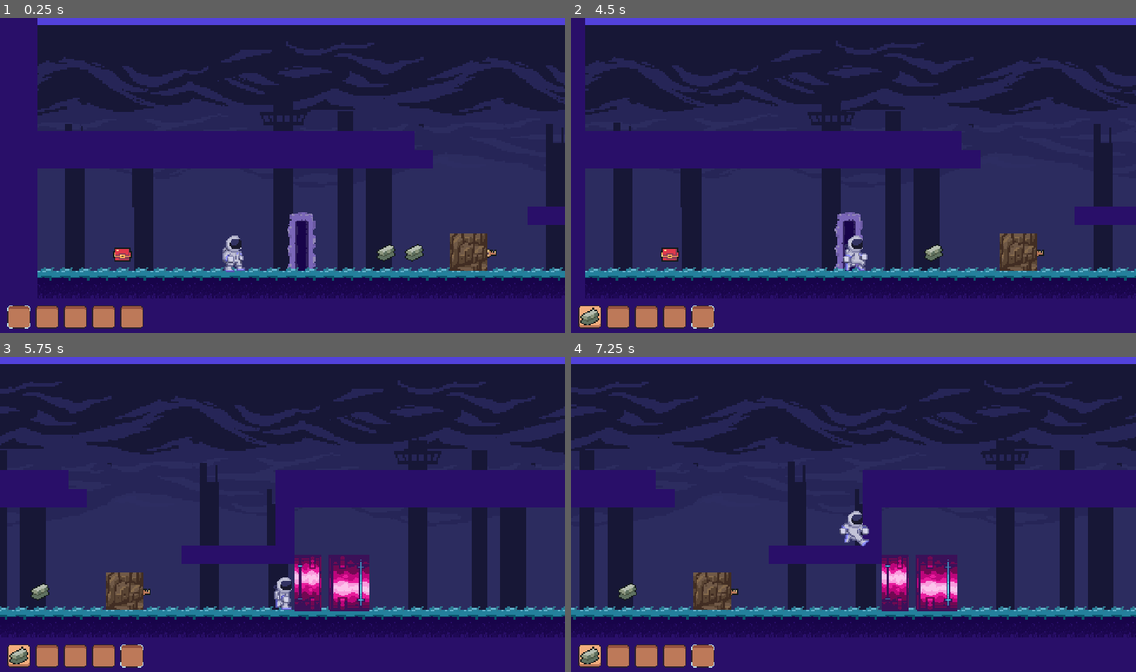
Above: before the commit, frames 1-4 (two rows, left to right).
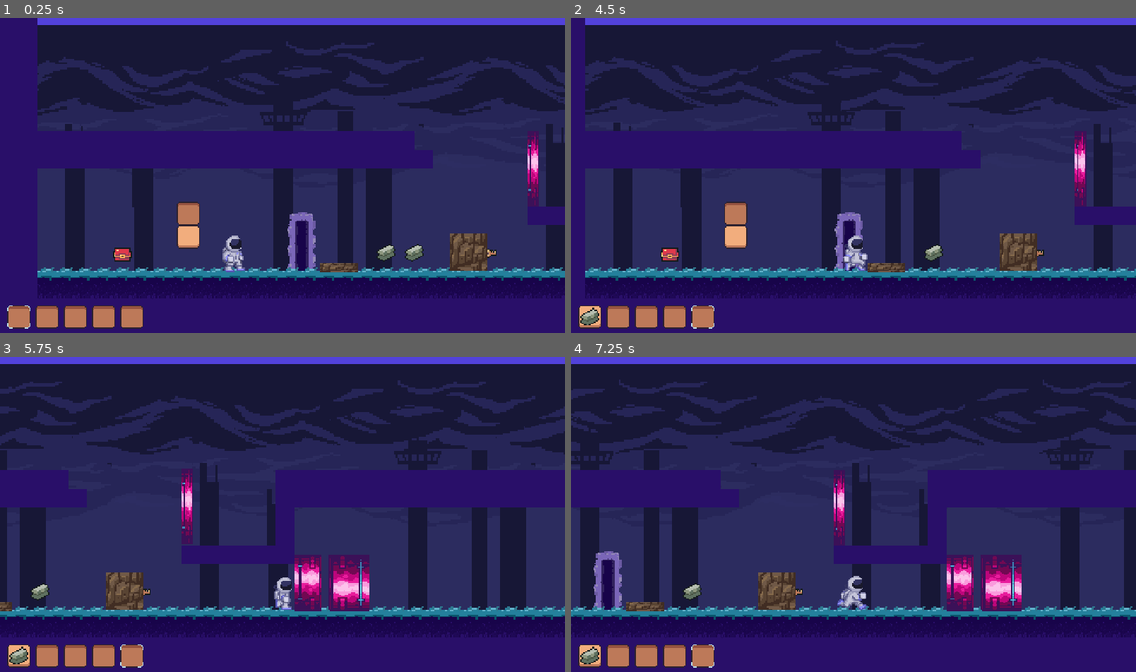
Above: after the commit, the same moments.

Repository: duncanLee003/Expedition_Odyssey
Game: Godot game, scene res://levels/level_1.tscn
Two runs of this game, one before a commit and one after it. Both use one fixed random seed, a clock stepped at 60 frames per second and the inputs below. This scene is started directly instead of the project's main scene.
Inputs (mouse positions are in pixels of both pictures, inside the frame that each line leads up to):
- Up to frame 1 (0.25 s): no input
- Up to frame 2 (4.5 s): click (587, 317) at 0.5 s; click (616, 317) at 1.25 s; click (644, 317) at 2 s; click (672, 317) at 2.75 s; click (700, 317) at 3.5 s; tap Enter at 4.25 s; move the mouse to (983, 254) at 4.27 s; hold D (move_right) from 4.28 s (still down); hold M (move_selector) from 4.28 s (still down); click (983, 254) at 4.42 s
- Up to frame 3 (5.75 s): keep holding D (move_right); tap Space (jump) at 4.52, 5.27 s; move the mouse to (282, 593) at 5.02 s; release M (move_selector) at 5.03 s; tap L (shoot) at 5.1 s; click (282, 593) at 5.17 s
- Up to frame 4 (7.25 s): move the mouse to (610, 593) at 5.77 s; release D (move_right) at 5.78 s; hold A (move_left) 5.78-6.53 s; hold U (use_item) 5.78-6.53 s; click (610, 593) at 5.92 s; tap Space (jump) at 6.5, 6.77 s; move the mouse to (1011, 583) at 6.52 s; hold D (move_right) from 6.53 s (still down); tap M (move_selector) at 6.6 s; click (1011, 583) at 6.67 s

The runs differ from the first frame. In frame 1, 1.2% of the frame differs, in the area x 31-96%, y 36-81%; in frame 2, 1.2%; in frame 3, 0.5%; in frame 4, 30%, in the area x 0-100%, y 7-90%.

Commit message:
more
end me

Diff:
--- a/interaction/box.gd
+++ b/interaction/box.gd
@@ -4,6 +4,7 @@
 
 func _ready():
 	lock_rotation = true
+	add_to_group("activator")
 
 func _physics_process(delta):
 	# limit speed so it doesn’t go crazy
--- a/levels/level_1.tscn
+++ b/levels/level_1.tscn
@@ -9,11 +9,15 @@
 [ext_resource type="PackedScene" uid="uid://bt0jp0emlo206" path="res://collectables/hotbar.tscn" id="6_l53as"]
 [ext_resource type="FontFile" uid="uid://bnyjg3csk3b8j" path="res://assets/NormalFont.ttf" id="7_08mmt"]
 [ext_resource type="PackedScene" uid="uid://kytuoe5pi0c" path="res://collectables/key.tscn" id="7_gwceb"]
+[ext_resource type="PackedScene" uid="uid://dp7jeiaxt55iw" path="res://wirepuzzles/wire_puzzle_ui.tscn" id="8_oqlok"]
 [ext_resource type="PackedScene" uid="uid://b0pv7kntumxq" path="res://interaction/chest.tscn" id="9_3sk1a"]
 [ext_resource type="Script" uid="uid://bakp3d72obny5" path="res://scripts/game_manager.gd" id="11_5ot28"]
 [ext_resource type="PackedScene" uid="uid://do3t7sw14y26g" path="res://levels/Door/door.tscn" id="12_aerfg"]
 [ext_resource type="PackedScene" uid="uid://csdfcenmsk1fs" path="res://levels/Door/barrier.tscn" id="13_nmsli"]
 [ext_resource type="PackedScene" uid="uid://okwmp5ejkyhq" path="res://interaction/box.tscn" id="14_betor"]
+[ext_resource type="PackedScene" uid="uid://c78b4t0dtl74i" path="res://pressureplates/pressure_plate.tscn" id="15_bgw3c"]
+[ext_resource type="PackedScene" uid="uid://cb74e8v4d1lpg" path="res://pressureplates/moveabledoor.tscn" id="16_lrvbd"]
+[ext_resource type="PackedScene" uid="uid://do4xnxhteexpy" path="res://wirepuzzles/wirepanel.tscn" id="18_oqlok"]
 
 [node name="Level1" unique_id=127639740 instance=ExtResource("1_vn7o3")]
 
@@ -90,6 +94,10 @@
 vertical_alignment = 2
 metadata/_edit_use_anchors_ = true
 
+[node name="WirePuzzleUI" parent="CanvasLayer" index="3" unique_id=676052484 instance=ExtResource("8_oqlok")]
+visible = false
+position = Vector2(202, 152)
+
 [node name="scrap" parent="." index="5" unique_id=370219150 instance=ExtResource("4_kx6l7")]
 position = Vector2(352, 40)
 
@@ -115,8 +123,21 @@
 
 [node name="Pushbox" parent="." index="12" unique_id=1977105399 instance=ExtResource("14_betor")]
 position = Vector2(376, 24)
-mass = 2.7
+mass = 1.416
 gravity_scale = 5.945
+
+[node name="PressurePlate" parent="." index="13" unique_id=1352405777 instance=ExtResource("15_bgw3c")]
+position = Vector2(272, 56)
+platform_path = NodePath("../moveabledoor")
+
+[node name="moveabledoor" parent="." index="14" unique_id=1380649683 instance=ExtResource("16_lrvbd")]
+position = Vector2(448, 0)
+
+[node name="wirepanel" parent="." index="15" unique_id=155487445 node_paths=PackedStringArray("puzzle_ui") instance=ExtResource("18_oqlok")]
+position = Vector2(160, 16)
+puzzle_ui = NodePath("../CanvasLayer/WirePuzzleUI")
 
 [connection signal="closed" from="CanvasLayer/InventoryGui" to="Player" method="_on_inventory_gui_closed"]
 [connection signal="opened" from="CanvasLayer/InventoryGui" to="Player" method="_on_inventory_gui_opened"]
+[connection signal="body_entered" from="PressurePlate" to="PressurePlate" method="_on_body_entered"]
+[connection signal="body_exited" from="PressurePlate" to="PressurePlate" method="_on_body_exited"]
--- a/player/player.gd
+++ b/player/player.gd
@@ -21,6 +21,7 @@
 
 func _ready():
 	add_to_group("player")
+	add_to_group("activator")
 	current_state = State.Idle
 	muzzle_position = muzzle.position
 
--- /dev/null
+++ b/pressureplates/moveabledoor.gd
@@ -0,0 +1,20 @@
+extends StaticBody2D
+
+@export var move_distance := 100.0
+@export var move_speed := 2.0
+
+var start_position: Vector2
+var target_position: Vector2
+var is_active := false
+
+func _ready():
+	start_position = global_position
+	target_position = start_position + Vector2(0, -move_distance) # move UP
+
+func set_active(state: bool):
+	is_active = state
+
+func _process(delta):
+	var destination = target_position if is_active else start_position
+
+	global_position = global_position.lerp(destination, move_speed * delta)
--- /dev/null
+++ b/pressureplates/moveabledoor.tscn
@@ -0,0 +1,19 @@
+[gd_scene format=3 uid="uid://cb74e8v4d1lpg"]
+
+[ext_resource type="Script" uid="uid://d0eudi382j847" path="res://pressureplates/moveabledoor.gd" id="1_r6xp0"]
+[ext_resource type="Texture2D" uid="uid://cwblnctkso7u8" path="res://assets/gate-03.png" id="2_5ps07"]
+
+[sub_resource type="RectangleShape2D" id="RectangleShape2D_348wh"]
+size = Vector2(10, 64)
+
+[node name="moveabledoor" type="StaticBody2D" unique_id=1380649683]
+script = ExtResource("1_r6xp0")
+
+[node name="Sprite2D" type="Sprite2D" parent="." unique_id=454118158]
+position = Vector2(7, -32)
+scale = Vector2(0.29166666, 1.3333334)
+texture = ExtResource("2_5ps07")
+
+[node name="CollisionShape2D" type="CollisionShape2D" parent="." unique_id=1076272623]
+position = Vector2(5, -32)
+shape = SubResource("RectangleShape2D_348wh")
--- /dev/null
+++ b/pressureplates/pressure_plate.gd
@@ -0,0 +1,30 @@
+extends Area2D
+
+@export var platform_path: NodePath
+@onready var platform = get_node_or_null(platform_path)
+
+var bodies_on_plate: Array = []
+
+func _ready():
+	add_to_group("pressure_plate")
+
+func is_valid_body(body):
+	return body.is_in_group("activator")
+
+func _on_body_entered(body):
+	if is_valid_body(body):
+		bodies_on_plate.append(body)
+		update_state()
+
+func _on_body_exited(body):
+	if is_valid_body(body):
+		bodies_on_plate.erase(body)
+		update_state()
+
+func update_state():
+	var pressed = bodies_on_plate.size() > 0
+
+	if platform:
+		platform.set_active(pressed)
+	else:
+		push_warning("PressurePlate: platform not assigned!")
--- /dev/null
+++ b/pressureplates/pressure_plate.tscn
@@ -0,0 +1,21 @@
+[gd_scene format=3 uid="uid://c78b4t0dtl74i"]
+
+[ext_resource type="Texture2D" uid="uid://bmfd4jh4eog3m" path="res://assets/all-rock-tiles_03.png" id="1_75bq7"]
+[ext_resource type="Script" uid="uid://cqu2l8kryyx1w" path="res://pressureplates/pressure_plate.gd" id="1_ytr62"]
+
+[sub_resource type="RectangleShape2D" id="RectangleShape2D_ytr62"]
+size = Vector2(32, 8)
+
+[node name="PressurePlate" type="Area2D" unique_id=1352405777]
+collision_layer = 3
+collision_mask = 3
+script = ExtResource("1_ytr62")
+
+[node name="Sprite2D" type="Sprite2D" parent="." unique_id=2059731535]
+position = Vector2(16, -4)
+scale = Vector2(1, 0.25)
+texture = ExtResource("1_75bq7")
+
+[node name="CollisionShape2D" type="CollisionShape2D" parent="." unique_id=511695825]
+position = Vector2(16, -4)
+shape = SubResource("RectangleShape2D_ytr62")
--- /dev/null
+++ b/wirepuzzles/pins.gd
@@ -0,0 +1,16 @@
+extends Area2D
+
+@export var wire_id := ""  # e.g. "A", "B"
+
+signal clicked(pin)
+signal released(pin)
+
+func _ready():
+	add_to_group("pins")
+
+func _input_event(viewport, event, shape_idx):
+	if event is InputEventMouseButton and event.button_index == MOUSE_BUTTON_LEFT:
+		if event.pressed:
+			clicked.emit(self)
+		else:
+			released.emit(self)
--- /dev/null
+++ b/wirepuzzles/wire_manager.gd
@@ -0,0 +1,120 @@
+extends Node2D
+
+@onready var wire_layer = $"../Wires"
+
+@export var required_wires := ["A", "B"]
+
+var active_line: Line2D = null
+var start_pin = null
+
+var wire_locked := false
+var completed_wires := {}
+
+# -------------------------------------------------
+# SETUP SIGNALS
+# -------------------------------------------------
+func _ready():
+	await get_tree().process_frame
+
+	for pin in get_tree().get_nodes_in_group("pins"):
+		pin.clicked.connect(start_wire)
+		pin.released.connect(end_wire)
+
+	print("WireManager ready. Pins found:", get_tree().get_nodes_in_group("pins").size())
+
+
+# -------------------------------------------------
+# START WIRE (mouse down on pin)
+# -------------------------------------------------
+func start_wire(pin):
+	if completed_wires.has(pin.wire_id):
+		return
+
+	start_pin = pin
+	wire_locked = false
+
+	active_line = Line2D.new()
+	active_line.width = 6
+	active_line.default_color = Color.WHITE
+	active_line.z_index = 100
+
+	wire_layer.add_child(active_line)
+
+	var local_pos = wire_layer.to_local(pin.global_position)
+
+	active_line.add_point(local_pos)
+	active_line.add_point(local_pos)
+
+	print("START WIRE:", pin.name)
+
+
+# -------------------------------------------------
+# UPDATE WIRE (follow mouse)
+# -------------------------------------------------
+func _process(delta):
+	if active_line and not wire_locked:
+		var mouse_local = wire_layer.to_local(get_global_mouse_position())
+		active_line.set_point_position(1, mouse_local)
+
+
+# -------------------------------------------------
+# END WIRE (mouse released on pin)
+# -------------------------------------------------
+func end_wire(pin):
+	if active_line == null or start_pin == null:
+		return
+
+	if pin == start_pin:
+		cancel_wire()
+		return
+
+	# -------------------------------------------------
+	# CORRECT CONNECTION
+	# -------------------------------------------------
+	if pin.wire_id == start_pin.wire_id:
+
+		active_line.set_point_position(
+			1,
+			wire_layer.to_local(pin.global_position)
+		)
+
+		wire_locked = true
+
+		completed_wires[start_pin.wire_id] = true
+
+		print("CONNECTED:", start_pin.wire_id)
+
+		check_win()
+
+	else:
+		cancel_wire()
+
+	active_line = null
+	start_pin = null
+
+
+# -------------------------------------------------
+# CANCEL WRONG WIRE
+# -------------------------------------------------
+func cancel_wire():
+	if active_line:
+		active_line.queue_free()
+
+	active_line = null
+	start_pin = null
+
+
+# -------------------------------------------------
+# WIN CHECK
+# -------------------------------------------------
+func check_win():
+	for id in required_wires:
+		if not completed_wires.has(id):
+			return
+
+	print("PUZZLE COMPLETE!")
+
+
+func _on_close_button_pressed() -> void:
+	hide()
+	get_tree().paused = false
--- /dev/null
+++ b/wirepuzzles/wire_puzzle.tscn
@@ -0,0 +1,67 @@
+[gd_scene format=3 uid="uid://cgqqfe84lbn1f"]
+
+[ext_resource type="Script" uid="uid://dku3sk3xofurn" path="res://wirepuzzles/wire_manager.gd" id="1_ymcvp"]
+[ext_resource type="Texture2D" uid="uid://g2lkptjqmtr6" path="res://assets/GoldCup.png" id="2_3tw3g"]
+[ext_resource type="Script" uid="uid://cqlmtxinvp7qo" path="res://wirepuzzles/pins.gd" id="2_togn3"]
+
+[sub_resource type="RectangleShape2D" id="RectangleShape2D_togn3"]
+
+[sub_resource type="RectangleShape2D" id="RectangleShape2D_wfywd"]
+
+[sub_resource type="RectangleShape2D" id="RectangleShape2D_ikfys"]
+
+[sub_resource type="RectangleShape2D" id="RectangleShape2D_femci"]
+
+[node name="WirePuzzle" type="Node2D" unique_id=919920585]
+
+[node name="WireManager" type="Node2D" parent="." unique_id=445843015]
+script = ExtResource("1_ymcvp")
+
+[node name="Wires" type="Node2D" parent="." unique_id=1003987778]
+
+[node name="LeftPins" type="Node2D" parent="." unique_id=788805158]
+
+[node name="PinA" type="Area2D" parent="LeftPins" unique_id=698178944]
+position = Vector2(0, -32)
+script = ExtResource("2_togn3")
+wire_id = "A"
+
+[node name="Sprite2D" type="Sprite2D" parent="LeftPins/PinA" unique_id=301401923]
+texture = ExtResource("2_3tw3g")
+
+[node name="CollisionShape2D" type="CollisionShape2D" parent="LeftPins/PinA" unique_id=992475133]
+shape = SubResource("RectangleShape2D_togn3")
+
+[node name="PinB" type="Area2D" parent="LeftPins" unique_id=60062787]
+script = ExtResource("2_togn3")
+wire_id = "B"
+
+[node name="Sprite2D" type="Sprite2D" parent="LeftPins/PinB" unique_id=1776448472]
+texture = ExtResource("2_3tw3g")
+
+[node name="CollisionShape2D" type="CollisionShape2D" parent="LeftPins/PinB" unique_id=1587647848]
+shape = SubResource("RectangleShape2D_wfywd")
+
+[node name="RightPins" type="Node2D" parent="." unique_id=622266701]
+
+[node name="Pin1" type="Area2D" parent="RightPins" unique_id=1243387952]
+position = Vector2(77, -33)
+script = ExtResource("2_togn3")
+wire_id = "A"
+
+[node name="Sprite2D" type="Sprite2D" parent="RightPins/Pin1" unique_id=1430263436]
+texture = ExtResource("2_3tw3g")
+
+[node name="CollisionShape2D" type="CollisionShape2D" parent="RightPins/Pin1" unique_id=1379917666]
+shape = SubResource("RectangleShape2D_ikfys")
+
+[node name="Pin2" type="Area2D" parent="RightPins" unique_id=1854486109]
+position = Vector2(76, 0)
+script = ExtResource("2_togn3")
+wire_id = "B"
+
+[node name="Sprite2D" type="Sprite2D" parent="RightPins/Pin2" unique_id=2064184191]
+texture = ExtResource("2_3tw3g")
+
+[node name="CollisionShape2D" type="CollisionShape2D" parent="RightPins/Pin2" unique_id=55156678]
+shape = SubResource("RectangleShape2D_femci")
--- /dev/null
+++ b/wirepuzzles/wire_puzzle_ui.gd
@@ -0,0 +1,14 @@
+extends Node2D
+
+func open():
+	show()
+	#below is to pause game
+	#get_tree().paused = true
+	#process_mode = Node.PROCESS_MODE_ALWAYS
+
+func close():
+	hide()
+	get_tree().paused = false
+
+func _on_close_button_pressed():
+	close()
--- /dev/null
+++ b/wirepuzzles/wire_puzzle_ui.tscn
@@ -0,0 +1,90 @@
+[gd_scene format=3 uid="uid://dp7jeiaxt55iw"]
+
+[ext_resource type="Script" uid="uid://uhbphmr3jx2k" path="res://wirepuzzles/wire_puzzle_ui.gd" id="1_0jv7o"]
+[ext_resource type="Texture2D" uid="uid://bfshee0ce8fri" path="res://assets/UI_TravelBook_BookCover01a.png" id="1_w6r4q"]
+[ext_resource type="FontFile" uid="uid://bnyjg3csk3b8j" path="res://assets/NormalFont.ttf" id="2_0jv7o"]
+[ext_resource type="Script" uid="uid://dku3sk3xofurn" path="res://wirepuzzles/wire_manager.gd" id="3_vgqp5"]
+[ext_resource type="Script" uid="uid://cqlmtxinvp7qo" path="res://wirepuzzles/pins.gd" id="4_gq056"]
+[ext_resource type="Texture2D" uid="uid://g2lkptjqmtr6" path="res://assets/GoldCup.png" id="5_e8tw3"]
+
+[sub_resource type="RectangleShape2D" id="RectangleShape2D_togn3"]
+
+[sub_resource type="RectangleShape2D" id="RectangleShape2D_wfywd"]
+
+[sub_resource type="RectangleShape2D" id="RectangleShape2D_ikfys"]
+
+[sub_resource type="RectangleShape2D" id="RectangleShape2D_femci"]
+
+[node name="WirePuzzleUI" type="Node2D" unique_id=676052484]
+script = ExtResource("1_0jv7o")
+
+[node name="Sprite2D" type="Sprite2D" parent="." unique_id=1866844205]
+position = Vector2(39, -17)
+scale = Vector2(0.6964286, 0.48749995)
+texture = ExtResource("1_w6r4q")
+
+[node name="CloseButton" type="Button" parent="." unique_id=1904555109]
+offset_left = 100.0
+offset_top = -51.0
+offset_right = 120.0
+offset_bottom = -21.0
+scale = Vector2(0.5, 0.5)
+theme_override_fonts/font = ExtResource("2_0jv7o")
+text = "X"
+
+[node name="WirePuzzle" type="Node2D" parent="." unique_id=919920585]
+position = Vector2(-1, 0)
+
+[node name="WireManager" type="Node2D" parent="WirePuzzle" unique_id=445843015]
+script = ExtResource("3_vgqp5")
+
+[node name="Wires" type="Node2D" parent="WirePuzzle" unique_id=1003987778]
+
+[node name="LeftPins" type="Node2D" parent="WirePuzzle" unique_id=788805158]
+
+[node name="PinA" type="Area2D" parent="WirePuzzle/LeftPins" unique_id=698178944]
+position = Vector2(0, -32)
+script = ExtResource("4_gq056")
+wire_id = "A"
+
+[node name="Sprite2D" type="Sprite2D" parent="WirePuzzle/LeftPins/PinA" unique_id=301401923]
+texture = ExtResource("5_e8tw3")
+
+[node name="CollisionShape2D" type="CollisionShape2D" parent="WirePuzzle/LeftPins/PinA" unique_id=992475133]
+shape = SubResource("RectangleShape2D_togn3")
+
+[node name="PinB" type="Area2D" parent="WirePuzzle/LeftPins" unique_id=60062787]
+script = ExtResource("4_gq056")
+wire_id = "B"
+
+[node name="Sprite2D" type="Sprite2D" parent="WirePuzzle/LeftPins/PinB" unique_id=1776448472]
+texture = ExtResource("5_e8tw3")
+
+[node name="CollisionShape2D" type="CollisionShape2D" parent="WirePuzzle/LeftPins/PinB" unique_id=1587647848]
+shape = SubResource("RectangleShape2D_wfywd")
+
+[node name="RightPins" type="Node2D" parent="WirePuzzle" unique_id=622266701]
+
+[node name="Pin1" type="Area2D" parent="WirePuzzle/RightPins" unique_id=1243387952]
+position = Vector2(77, -33)
+script = ExtResource("4_gq056")
+wire_id = "A"
+
+[node name="Sprite2D" type="Sprite2D" parent="WirePuzzle/RightPins/Pin1" unique_id=1430263436]
+texture = ExtResource("5_e8tw3")
+
+[node name="CollisionShape2D" type="CollisionShape2D" parent="WirePuzzle/RightPins/Pin1" unique_id=1379917666]
+shape = SubResource("RectangleShape2D_ikfys")
+
+[node name="Pin2" type="Area2D" parent="WirePuzzle/RightPins" unique_id=1854486109]
+position = Vector2(76, 0)
+script = ExtResource("4_gq056")
+wire_id = "B"
+
+[node name="Sprite2D" type="Sprite2D" parent="WirePuzzle/RightPins/Pin2" unique_id=2064184191]
+texture = ExtResource("5_e8tw3")
+
+[node name="CollisionShape2D" type="CollisionShape2D" parent="WirePuzzle/RightPins/Pin2" unique_id=55156678]
+shape = SubResource("RectangleShape2D_femci")
+
+[connection signal="pressed" from="CloseButton" to="." method="_on_close_button_pressed"]
--- /dev/null
+++ b/wirepuzzles/wirepanel.gd
@@ -0,0 +1,10 @@
+extends Area2D
+
+@export var puzzle_ui: Node
+
+func _input_event(viewport, event, shape_idx):
+	if event is InputEventMouseButton and event.pressed:
+		print("CLICKED")
+
+		if puzzle_ui:
+			puzzle_ui.open()
--- /dev/null
+++ b/wirepuzzles/wirepanel.tscn
@@ -0,0 +1,16 @@
+[gd_scene format=3 uid="uid://do4xnxhteexpy"]
+
+[ext_resource type="Texture2D" uid="uid://0ou265vp4rn7" path="res://assets/inventorySlot.png" id="1_chpki"]
+[ext_resource type="Script" uid="uid://bvvvue0fntvd5" path="res://wirepuzzles/wirepanel.gd" id="1_xb3lp"]
+
+[sub_resource type="RectangleShape2D" id="RectangleShape2D_xb3lp"]
+size = Vector2(20, 40)
+
+[node name="wirepanel" type="Area2D" unique_id=155487445]
+script = ExtResource("1_xb3lp")
+
+[node name="Sprite2D" type="Sprite2D" parent="." unique_id=347675352]
+texture = ExtResource("1_chpki")
+
+[node name="CollisionShape2D" type="CollisionShape2D" parent="." unique_id=1658300941]
+shape = SubResource("RectangleShape2D_xb3lp")
Not shown, added: pressureplates/moveabledoor.gd.uid
Not shown, added: pressureplates/pressure_plate.gd.uid
Not shown, added: wirepuzzles/pins.gd.uid
Not shown, added: wirepuzzles/wire_manager.gd.uid
Not shown, added: wirepuzzles/wire_puzzle_ui.gd.uid
Not shown, added: wirepuzzles/wirepanel.gd.uid
